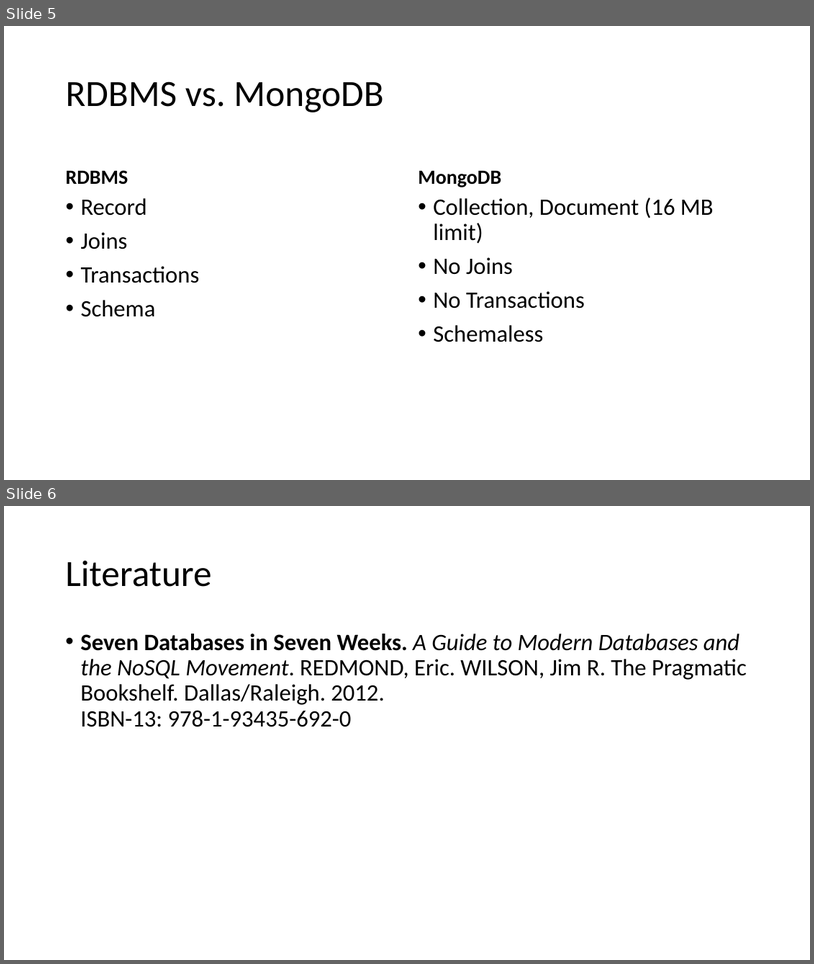
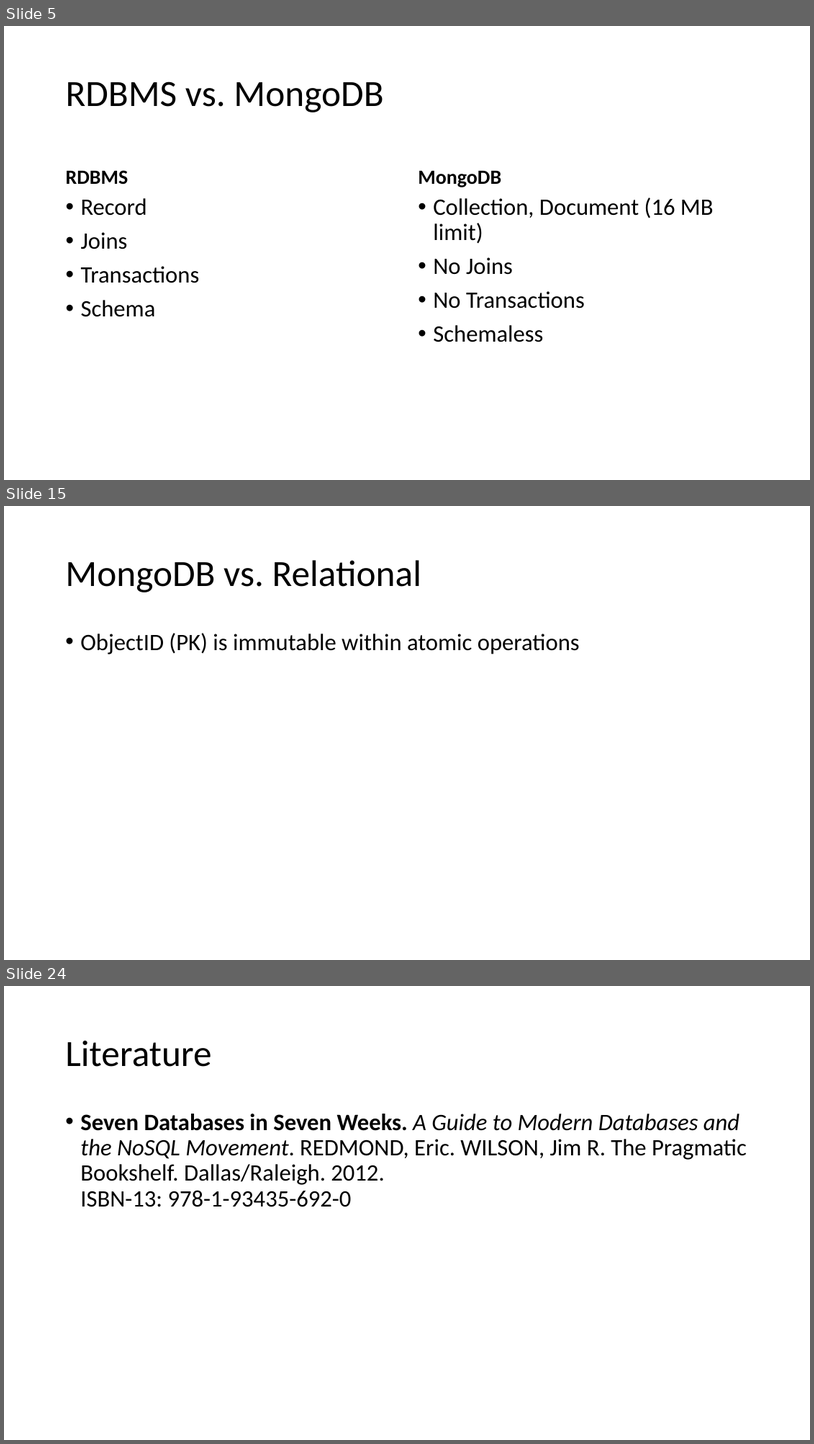
Before and after one commit to tiefenauer/m101j, a slide deck: m101j.pptx. Shown one above the other, each under a label of ours: slides 5 and 6 before the commit, slides 5, 15 and 24 after it; the slides between them are not shown. The pictures are 814x964 and 814x1444 pixels, drawn with LibreOffice and Linux fonts; fonts in the diff are those of the drawing. Boxes give left, top, right and bottom in pixels: in the first picture for what was removed or moved away, otherwise in the second. Text is boxed around its words. In the diff, an @@ line names an element or a change of style, - is before the commit and + after.

```diff
--- a/m101j.pptx
+++ b/m101j.pptx
@@ slide 15 added at box(4, 506, 810, 960), background #FFFFFF @@
@@ title added at box(65, 560, 422, 592), 44 pt, text #000000 @@
+MongoDB vs. Relational
@@ text added at box(80, 633, 580, 654), 28 pt, text #000000 @@
+• ObjectID (PK) is immutable within atomic operations
@@ what was slide 6 is now slide 24 @@
```
Also in this commit, not shown: 17 other slides added.
